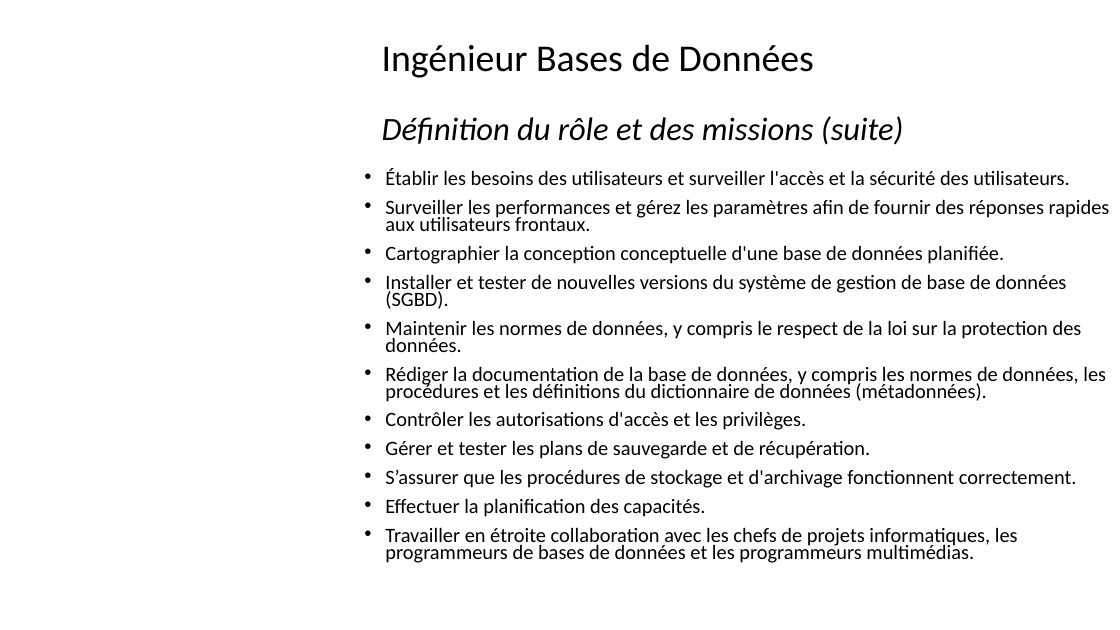
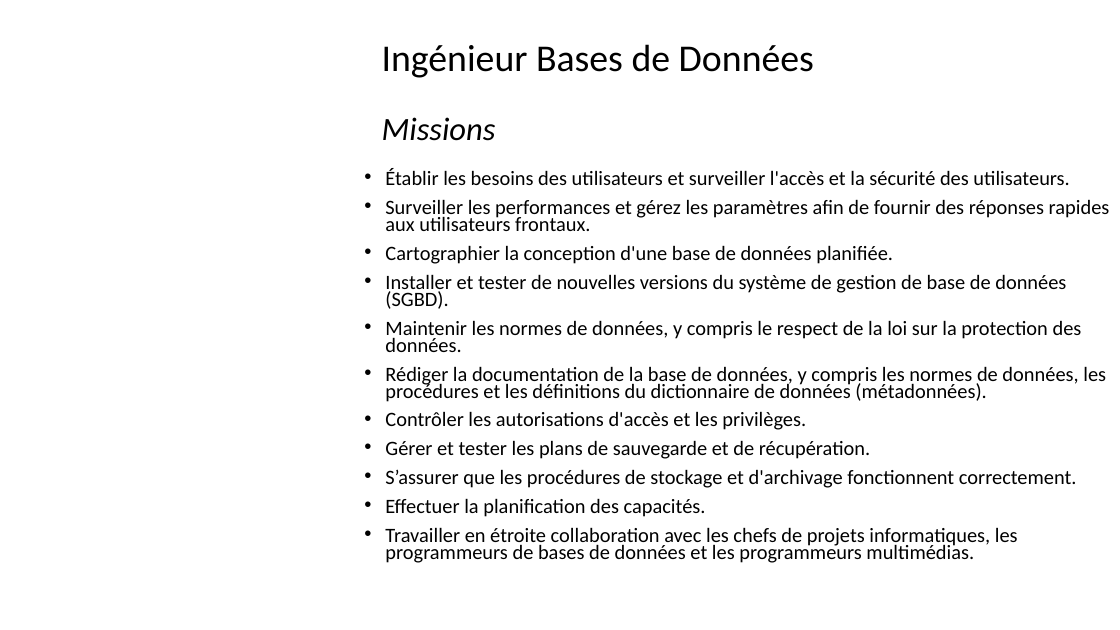
Before and after one commit to Solifred38/cv, a slide deck: slide 34 of Profils_jobs_it.pptx. Drawn at 1120x630 pixels with LibreOffice and Linux fonts; fonts in the diff are those of the drawing; background and template pictures are left out. Boxes give left, top, right and bottom in pixels: in the first picture for what was removed or moved away, otherwise in the second. Text is boxed around its words. In the diff, an @@ line names an element or a change of style, - is before the commit and + after.

```diff
--- a/Profils_jobs_it.pptx
+++ b/Profils_jobs_it.pptx
@@ text at (382,44,814,141): text changed; size 27.9 to 32.4 pt; italic off @@
-Ingénieur Bases de Données
-Définition du rôle et des missions (suite)
+Ingénieur Bases de Données
+Missions
@@ text at (385,245,893,264): text changed @@
-• Cartographier la conception conceptuelle d'une base de données planifiée.
+• Cartographier la conception d'une base de données planifiée.
```
Also in this commit, not shown: 29 other slides changed, 2 slides added.
